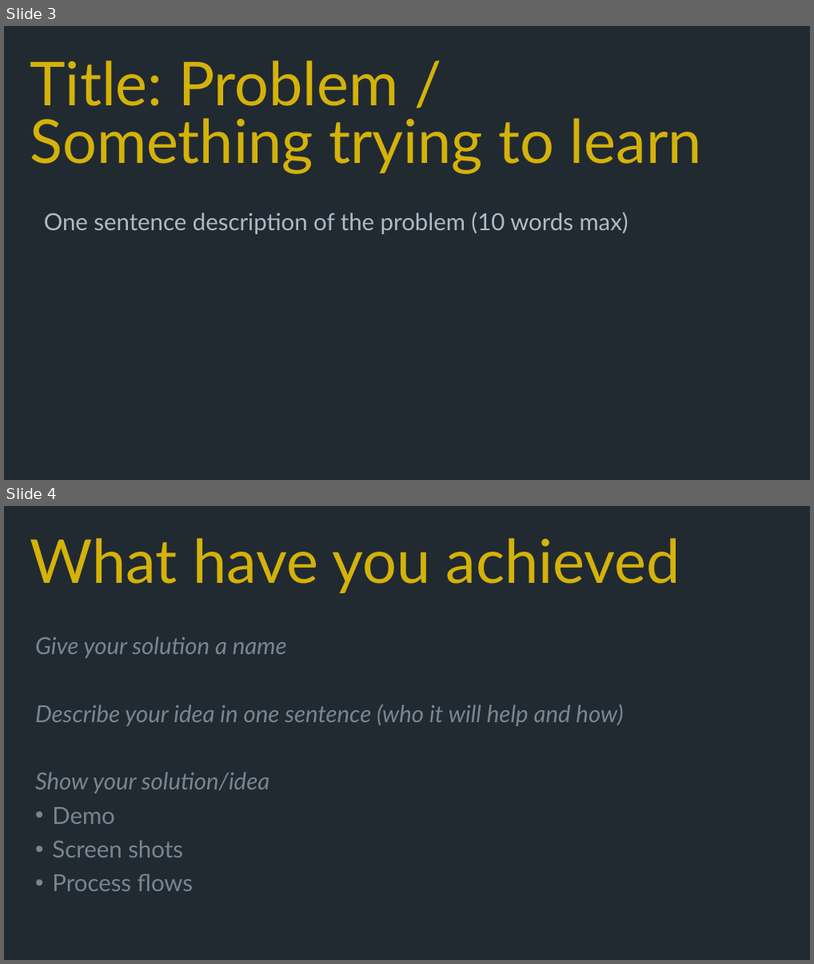
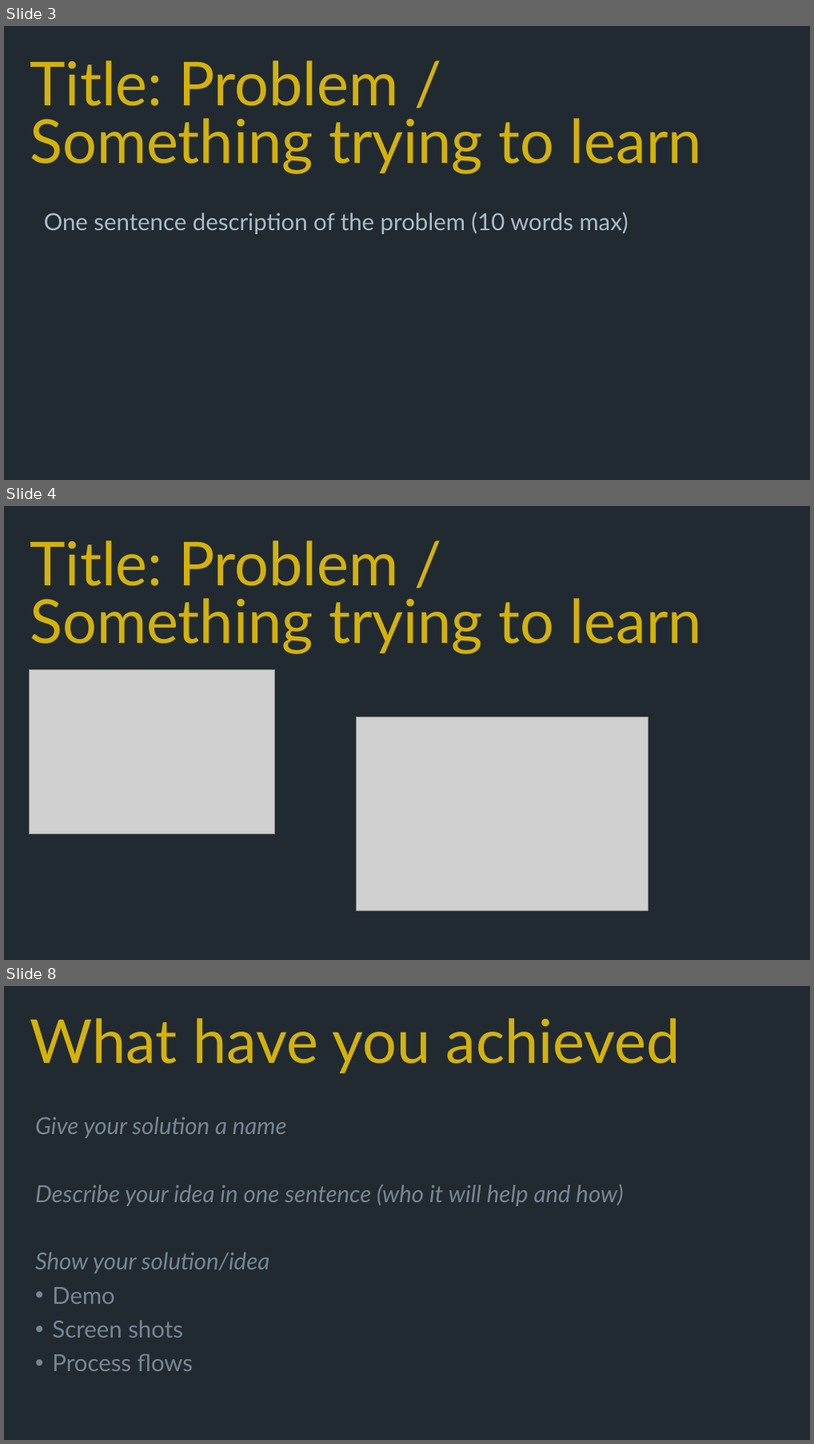
Before and after one commit to aaronrac/qrcodehackday, a slide deck: documents/RAC - Hackathon - QRCodes - Team Quick Response.pptx. Shown one above the other, each under a label of ours: slides 3 and 4 before the commit, slides 3, 4 and 8 after it; the slides between them are not shown. The pictures are 814x964 and 814x1444 pixels, drawn with LibreOffice and Linux fonts; fonts in the diff are those of the drawing; grey boxes stand for pictures. Boxes give left, top, right and bottom in pixels: in the first picture for what was removed or moved away, otherwise in the second. Text is boxed around its words. In the diff, an @@ line names an element or a change of style, - is before the commit and + after.

```diff
--- a/documents/RAC - Hackathon - QRCodes - Team Quick Response.pptx
+++ b/documents/RAC - Hackathon - QRCodes - Team Quick Response.pptx
@@ slide 4 added at [4, 506, 810, 960], background #212A31 @@
@@ title added at [30, 540, 702, 654], 72 pt, text #D4B20A @@
+Title: Problem / Something trying to learn
@@ picture added at [30, 670, 275, 834] @@
@@ picture added at [357, 716, 648, 911] @@
@@ what was slide 4 is now slide 8 @@
```
Also in this commit, not shown: 5 other slides added, 1 slide removed, 2 other files.
